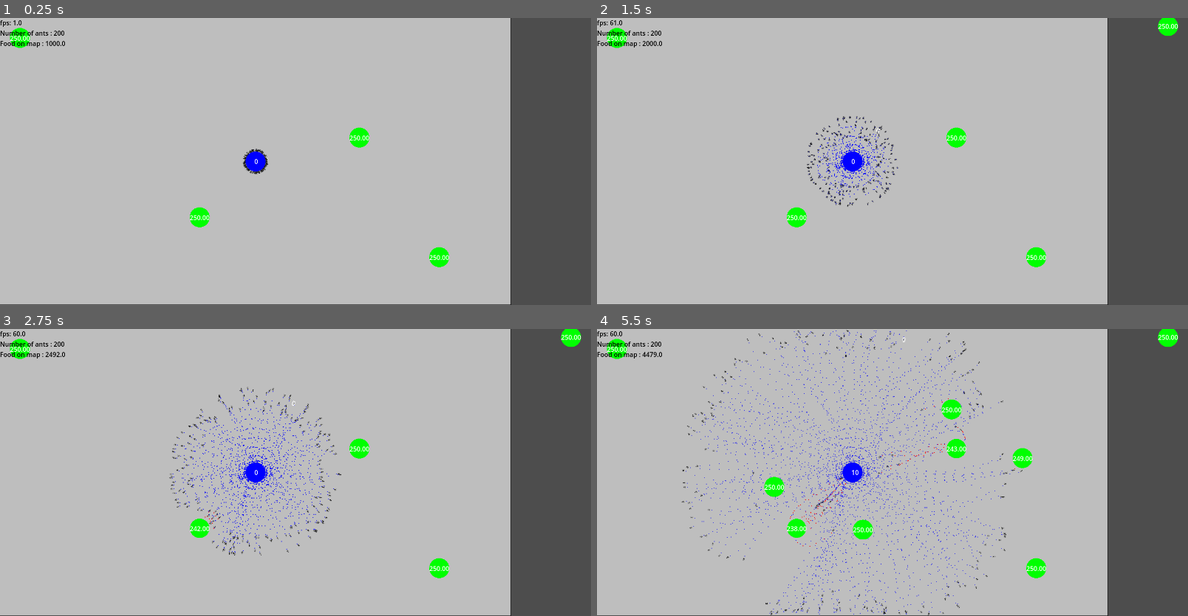
Above: before the commit, frames 1-4 (two rows, left to right).
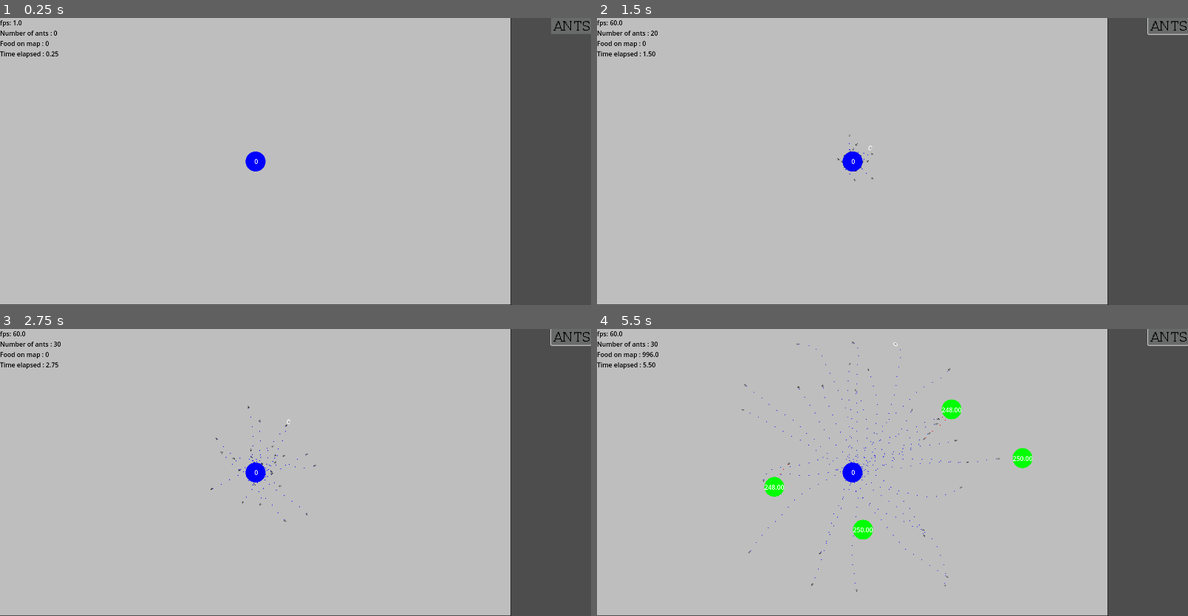
Above: after the commit, the same moments.

Repository: zPrisim/ArtificialAnts
Game: Godot game, scene res://scenes/simulation.tscn
The game is run twice, just before and just after one commit, with the same random seed, the same clock (stepped at 60 frames per second) and the same inputs.
Inputs (mouse positions are in pixels of both pictures, inside the frame that each line leads up to):
- Up to frame 1 (0.25 s): no input
- Up to frame 2 (1.5 s): click (1170, 26) at 0.52 s; click (1170, 26) at 1.27 s
- Up to frame 3 (2.75 s): click (573, 337) at 2.02 s
- Up to frame 4 (5.5 s): move the mouse to (1022, 458) at 2.77 s; click (1022, 458) at 2.92 s; move the mouse to (774, 486) at 3.52 s; click (774, 486) at 3.67 s; move the mouse to (951, 409) at 4.27 s; click (951, 409) at 4.42 s; move the mouse to (862, 529) at 5.02 s; click (862, 529) at 5.17 s

The runs differ from the first frame. In frame 1, 1.3% of the frame differs, in the area x 0-100%, y 0-87%; in frame 2, 2.0%; in frame 3, 2.6%; in frame 4, 3.8%, in the area x 0-100%, y 0-100%.

Commit message:
Premier UI fonctionnel + continuation opti

Diff:
--- a/project.godot
+++ b/project.godot
@@ -14,6 +14,10 @@
 run/main_scene="uid://b266q2tq83y1"
 config/features=PackedStringArray("4.4", "Forward Plus")
 config/icon="res://assets/images/icon.svg"
+
+[autoload]
+
+SimulationUi="*res://scenes/SimulationUi.tscn"
 
 [display]
 
--- a/scenes/SimulationUi.tscn
+++ b/scenes/SimulationUi.tscn
@@ -1,4 +1,15 @@
-[gd_scene format=3 uid="uid://1bbtupm77dcp"]
+[gd_scene load_steps=5 format=3 uid="uid://1bbtupm77dcp"]
+
+[ext_resource type="Texture2D" uid="uid://ci1crv5rcfohs" path="res://assets/images/Button.png" id="1_g5bxd"]
+[ext_resource type="Script" uid="uid://cpqjlcj0gkfgg" path="res://scripts/simulation_ui.gd" id="1_gl5vq"]
+
+[sub_resource type="StyleBoxTexture" id="StyleBoxTexture_gl5vq"]
+texture = ExtResource("1_g5bxd")
+region_rect = Rect2(0, 0, 50, 20)
+
+[sub_resource type="StyleBoxTexture" id="StyleBoxTexture_bjuw2"]
+texture = ExtResource("1_g5bxd")
+region_rect = Rect2(0, 20, 50, 20)
 
 [node name="SimulationUi" type="Control"]
 layout_mode = 3
@@ -7,6 +18,7 @@
 anchor_bottom = 1.0
 grow_horizontal = 2
 grow_vertical = 2
+script = ExtResource("1_gl5vq")
 
 [node name="MarginContainer" type="MarginContainer" parent="."]
 layout_mode = 1
@@ -17,7 +29,10 @@
 grow_vertical = 2
 
 [node name="Button" type="Button" parent="MarginContainer"]
-custom_minimum_size = Vector2(50, 20)
+custom_minimum_size = Vector2(100, 40)
 layout_mode = 2
 size_flags_horizontal = 8
 size_flags_vertical = 0
+theme_override_styles/hover = SubResource("StyleBoxTexture_gl5vq")
+theme_override_styles/pressed = SubResource("StyleBoxTexture_bjuw2")
+theme_override_styles/normal = SubResource("StyleBoxTexture_gl5vq")
--- a/scenes/ant.tscn
+++ b/scenes/ant.tscn
@@ -80,3 +80,6 @@
 
 [node name="CollisionShape2D" type="CollisionShape2D" parent="antVision"]
 shape = SubResource("CircleShape2D_1c1h0")
+
+[node name="ObstacleRayCast2D" type="RayCast2D" parent="."]
+target_position = Vector2(0, -80)
--- a/scenes/simulation.tscn
+++ b/scenes/simulation.tscn
@@ -10,6 +10,9 @@
 
 [node name="Simulation" type="Node2D"]
 script = ExtResource("1_ik8a0")
+
+[node name="Camera2D" type="Camera2D" parent="."]
+anchor_mode = 0
 
 [node name="murHaut" type="Line2D" parent="."]
 points = PackedVector2Array(0, 0, 1280, 0)
--- a/scripts/ant_movement.gd
+++ b/scripts/ant_movement.gd
@@ -7,7 +7,7 @@
 @onready var leftSensor = $leftAntenna
 
 @onready var vision = $antVision
-
+@onready var obstacleRay = $ObstacleRayCast2D
 
 @export var id: int
 
@@ -73,24 +73,28 @@
 	p.global_position = global_position
 
 func move(delta : float, t : types):
-	# random point
-	var randomAngle = randf() * TAU # TAU = 2*PI
-	var randomRadius = sqrt(randf())  # Distribution uniforme dans le cercle
+	var randomAngle = randf() * TAU
+	var randomRadius = sqrt(randf())
 	var randomPoint = Vector2(randomRadius * cos(randomAngle), randomRadius * sin(randomAngle))
 
-	# choix direction
-	if t == types.FOOD && lastFood == null: # si recherche de nourriture , sans déja voir trouvé de source
+	if t == types.FOOD && lastFood == null:
 		desiredDirection = (desiredDirection + handlePheromoneSensors(t) + (randomPoint * wanderStrength)).normalized()
-	elif t == types.FOOD && lastFood != null:# si recherche de nourriture , avec une source déja mémorisée
+	elif t == types.FOOD && lastFood != null:
 		desiredDirection = (desiredDirection + handlePheromoneSensors(t) + (randomPoint * wanderStrength/100)).normalized()
-	elif t == types.HOME: # Si retour à la fourmillière avec de la nourriture
+	elif t == types.HOME:
 		desiredDirection = (desiredDirection + handlePheromoneSensors(t)+ (randomPoint * wanderStrength/100)).normalized()
+
+	if obstacleRay.is_colliding():
+		var normal = obstacleRay.get_collision_normal()
+		var avoidance = normal.rotated(PI / 2)
+		desiredDirection = (desiredDirection + avoidance ).normalized()
 
 	desiredVelocity = desiredDirection * maxSpeed
 	desiredSteeringForce = (desiredVelocity - velocity) * steerStrength
 	acceleration = desiredSteeringForce.limit_length(steerStrength)
-	velocity = (velocity + acceleration* delta).limit_length(maxSpeed)
-	rotation = atan2(velocity.y, velocity.x) + PI/2
+	velocity = (velocity + acceleration * delta).limit_length(maxSpeed)
+	rotation = atan2(velocity.y, velocity.x) + PI / 2
+
 
 
 func TurnAround() -> void: # A modifier, les fourmis se bloquent
@@ -182,9 +186,8 @@
 				hasFood = false
 				collider.foodNumber+=1
 				TurnAround()
-			elif !collider.is_in_group("foodRessource"):
+			if !collider.is_in_group("foodRessource"):
 				TurnAround()
-
 """
 func _draw() -> void:
 
--- a/scripts/fps.gd
+++ b/scripts/fps.gd
@@ -9,3 +9,4 @@
 		if f:
 			sumFood += f.foodValue
 	text += "\nFood on map : " + str(sumFood)
+	text += "\nTime elapsed : " + str("%0.2f" % (Time.get_unix_time_from_system() - get_parent().startTime))
--- a/scripts/simulation.gd
+++ b/scripts/simulation.gd
@@ -7,9 +7,8 @@
 
 enum types {HOME, FOOD}
 
+var antHillPos = Vector2(640,360)
 
-
-var antHillPos = Vector2(640,360)
 
 var ants : Array
 var foods : Array
@@ -17,26 +16,36 @@
 
 var antNumber : int = 200
 
+var startTime = 0
+
+func _ready():
+	startTime = Time.get_unix_time_from_system()
+	SimulationUi.ant_button_pressed.connect(_on_ant_button_pressed)
+	#Engine.set_time_scale(2)
+	#Engine.max_physics_steps_per_frame = 1;
+	antHill.position = antHillPos
+
+	#spawn_food_source(Vector2(500,500), 25)
+	#spawn_food_source(Vector2(50,50), 25)
+	#spawn_food_source(Vector2(900,300), 25)
+	#spawn_food_source(Vector2(1100,600), 25)
+
+	#ants_around_anthill(25.0,ant,antNumber,0.0)
 
 
-func _ready():
-	#Engine.set_time_scale(2)
-	Engine.max_physics_steps_per_frame = 1;
-	antHill.position = antHillPos
+func _on_ant_button_pressed():
+	ants_around_anthill(25.0,ant,10,0.0)
 
-	spawn_food_source(Vector2(500,500), 25)
-	spawn_food_source(Vector2(50,50), 25)
-	spawn_food_source(Vector2(900,300), 25)
-	spawn_food_source(Vector2(1100,600), 25)
-
-	#$addAntButton.pressed.connect(ants_around_anthill.bind(25.0,ant,10,0.0))
-	# problème de concurence avec spawn de nourriture
-
-	ants_around_anthill(25.0,ant,antNumber,0.0)
 
 func _input(event):
-	if event is InputEventMouseButton:
-		spawn_food_source(event.position, 25.0)
+	if event is InputEventMouseButton and event.is_pressed():
+		if event.position.x < 1280:
+			if event.button_index == MOUSE_BUTTON_LEFT:
+				spawn_food_source(event.position, 25.0)
+			elif event.button_index == MOUSE_BUTTON_RIGHT:
+				print("ttt")
+
+
 
 func spawn_food_source(pos : Vector2, r : float):
 	var instFood = food.instantiate()
@@ -59,8 +68,5 @@
 		ants.append(instance)
 		radial_offset = radial_offset.rotated(radial_increment)
 
-
-
-
 func _draw():
 	draw_rect(Rect2(0.0, 0.0, 1280.0, 720.0), Color.GRAY, true)
--- /dev/null
+++ b/scripts/simulation_ui.gd
@@ -0,0 +1,11 @@
+extends Control
+
+signal ant_button_pressed
+
+@onready var antButton = $MarginContainer/Button
+
+func _ready():
+	antButton.pressed.connect(_on_ant_button_pressed)
+
+func _on_ant_button_pressed():
+	emit_signal("ant_button_pressed")
Binary file added: assets/images/Button.png
Not shown, added: assets/images/Button.png.import
Not shown, added: scripts/simulation_ui.gd.uid
